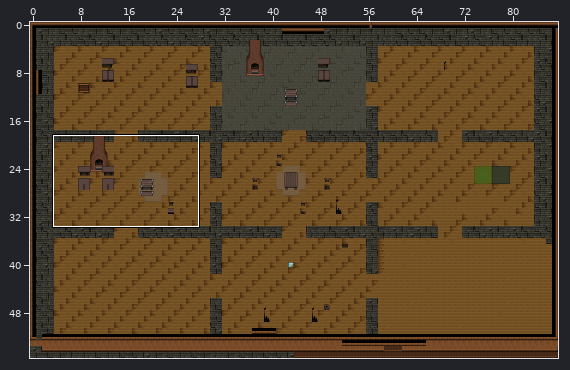
Tiled map, stored at src/AlfarQuest.Client/wwwroot/Maps/Interiors/ClericHouse_Ground.tmx. Above: a wide view before the commit, with the close-up outlined.
Close-up. Before:
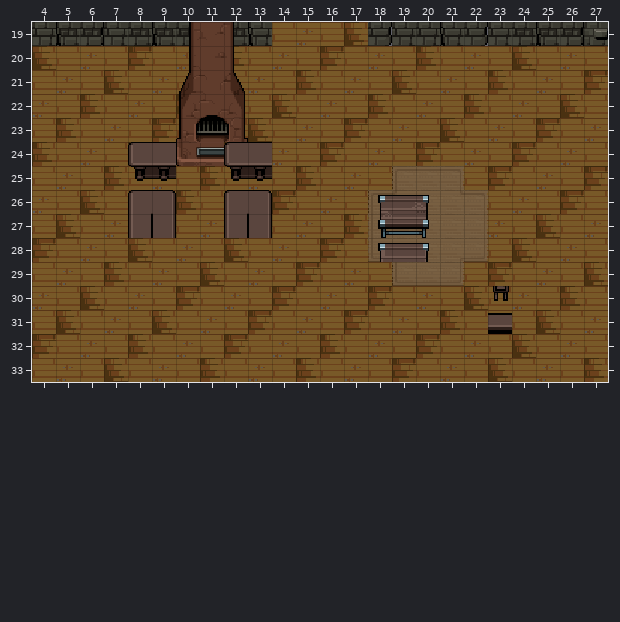
Cells are 16x16 px. Shown: x 4..27, y 19..33. The commit also changed other parts of the map, which this record leaves out.
After the commit:
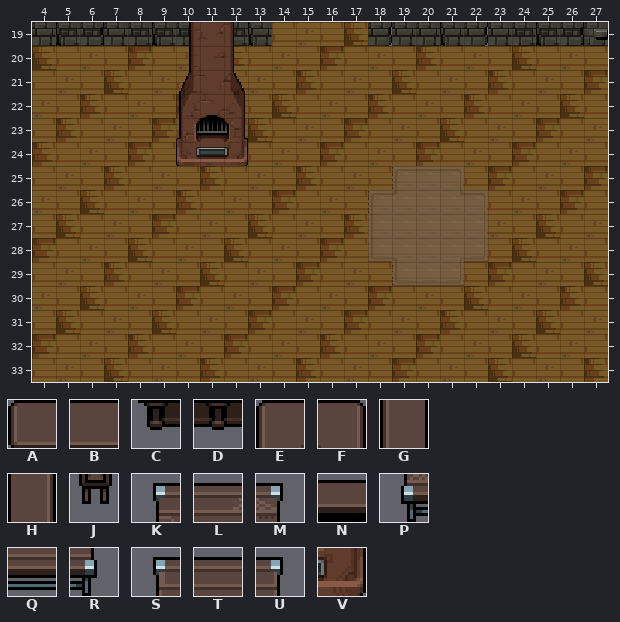
Key: from "IntProps": A 0, B 1, C 38, D 39, E 76, F 77, G 114, H 115, J 194, K 228, L 229, M 230, N 232, P 266, Q 267, R 268, S 304, T 305, U 306, V 330.
_ is an empty cell, . an unchanged one.
The exact change:
--- layer "Furniture"
@@ x 8..20 @@
-24 AB..AB.......
-25 CD..CD.......
-26 EF..EF....KLM
-27 GH..GH....PQR
-28 ..........STU
+24 __..V_.......
+25 __..__.......
+26 __..__....___
+27 __..__....___
+28 ..........___
@@ x 23..23 @@
-30 J
-31 N
+30 _
+31 _
Pixel boxes of the changes (left, top, right, bottom) in both close-ups:
removed: (128, 142, 176, 238)
changed: (224, 142, 272, 238)
removed: (378, 195, 429, 262)
removed: (488, 286, 512, 334)
